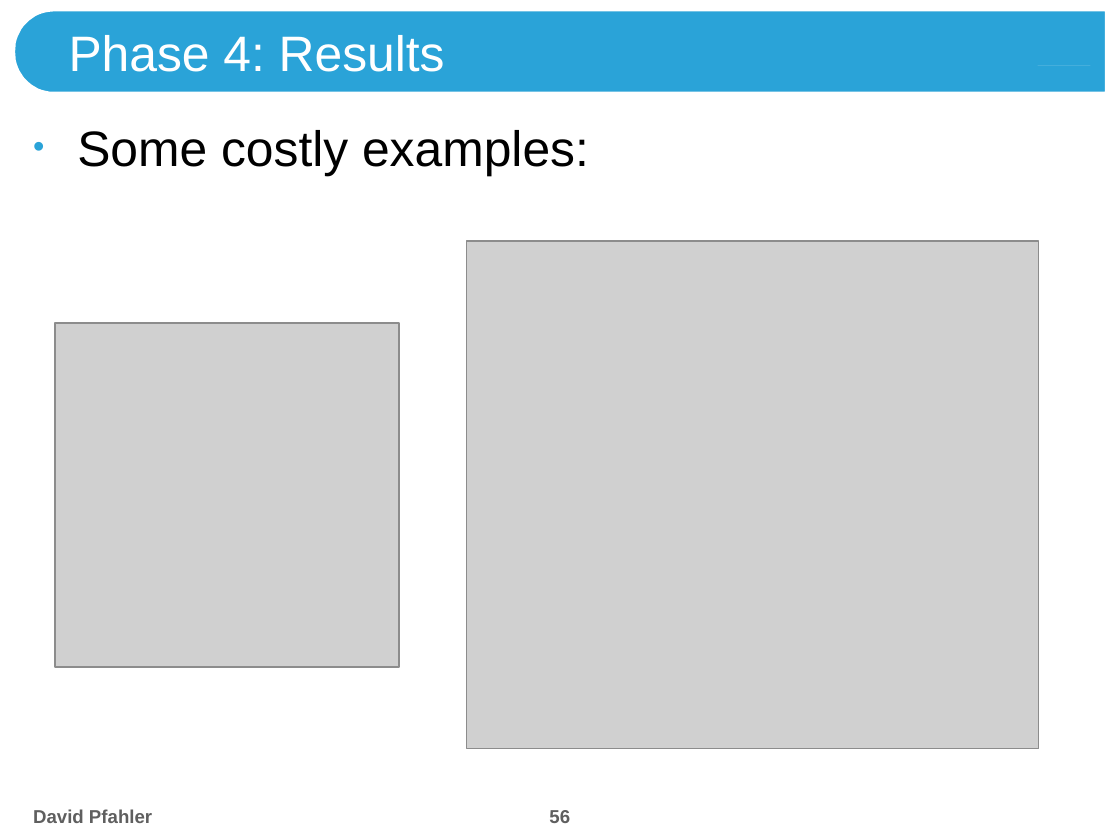
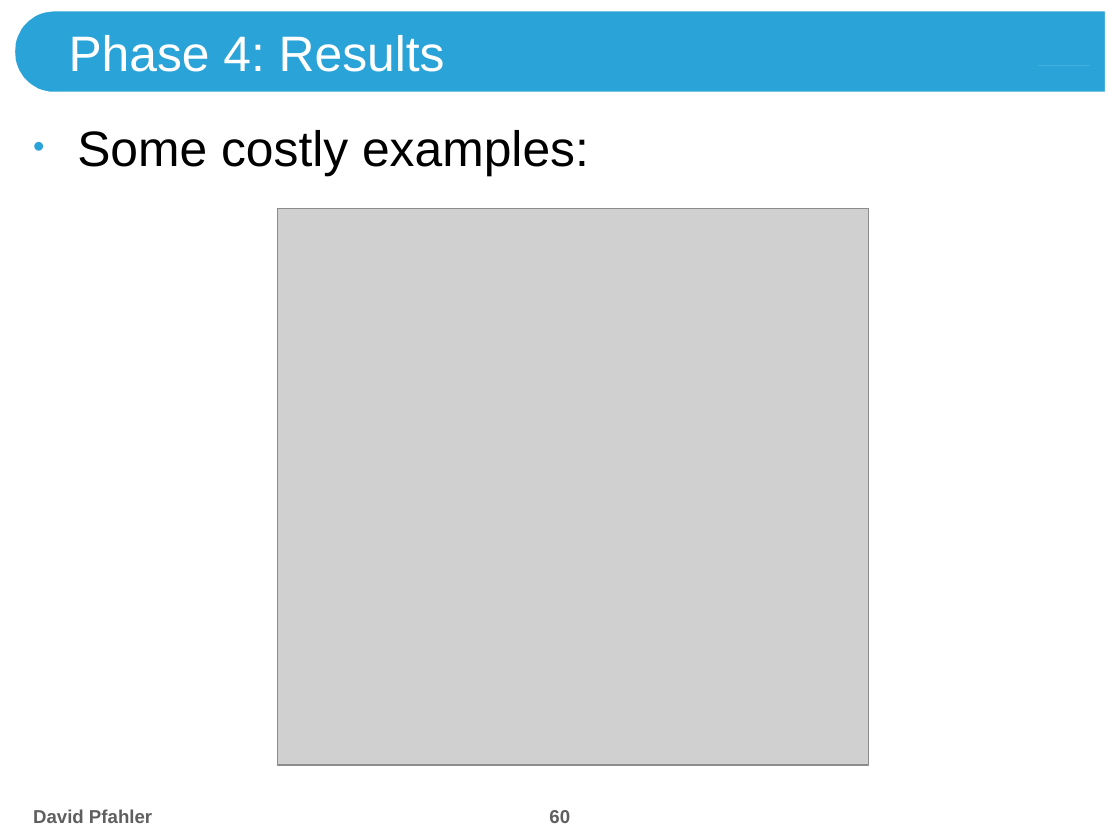
Before and after one commit to theShmoo/CombiPyr-ImSeg, a slide deck: slide 60 of doc/Combinatorial Pyramids.pptx (slide 56 before the commit). Drawn at 1120x840 pixels with LibreOffice and Linux fonts; fonts in the diff are those of the drawing; grey boxes stand for pictures; background and template pictures are left out. Boxes give left, top, right and bottom in pixels: in the first picture for what was removed or moved away, otherwise in the second. Text is boxed around its words. In the diff, an @@ line names an element or a change of style, - is before the commit and + after.

```diff
--- a/doc/Combinatorial Pyramids.pptx
+++ b/doc/Combinatorial Pyramids.pptx
@@ picture added at (x1=278, y1=208, x2=869, y2=765) @@
@@ picture removed at (x1=467, y1=241, x2=1039, y2=749) @@
@@ picture removed at (x1=55, y1=323, x2=399, y2=666) @@
@@ page number at (x1=549, y1=810, x2=570, y2=823): text changed @@
-56
+60
```
Also in this commit, not shown: 24 other slides changed, 5 slides added, 1 slide removed, 9 other files.
